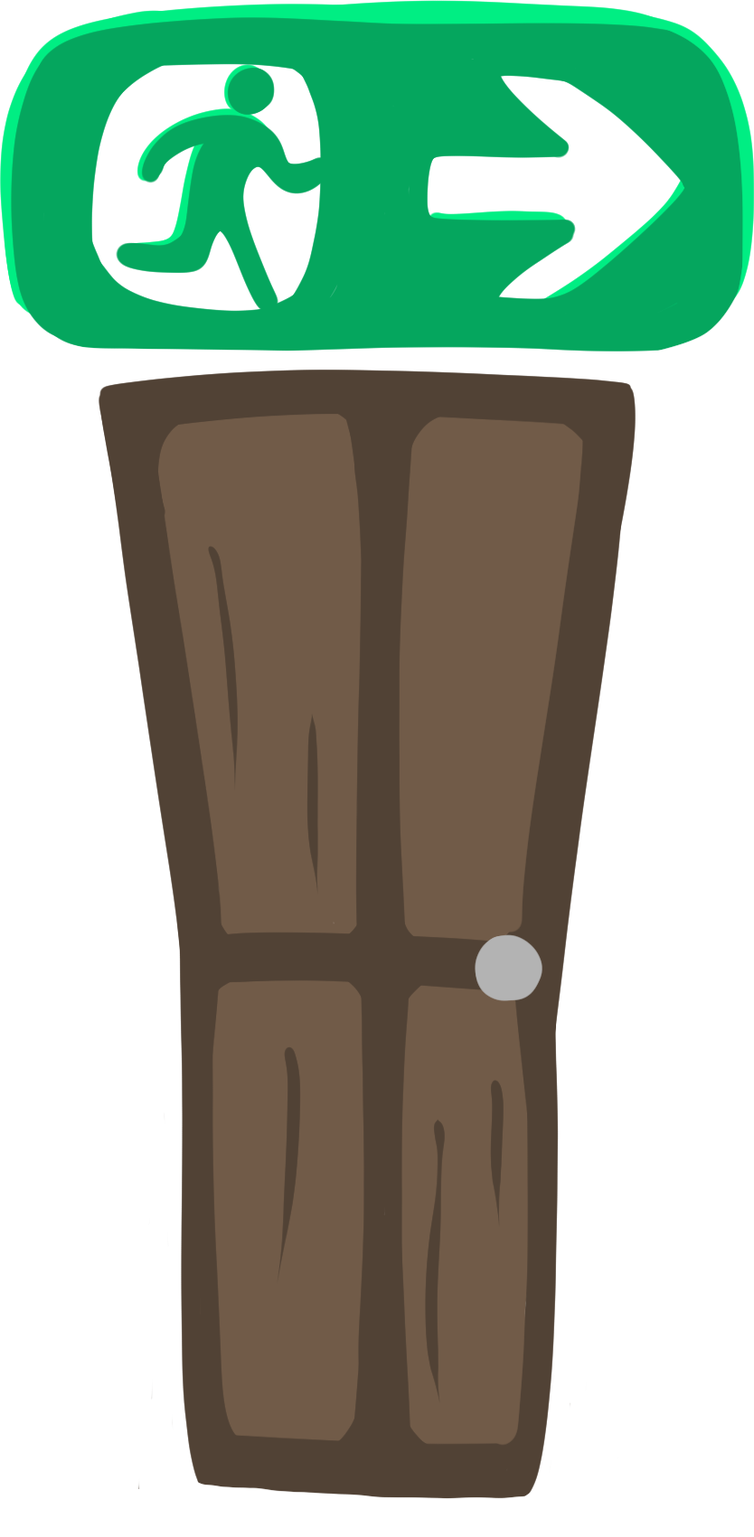
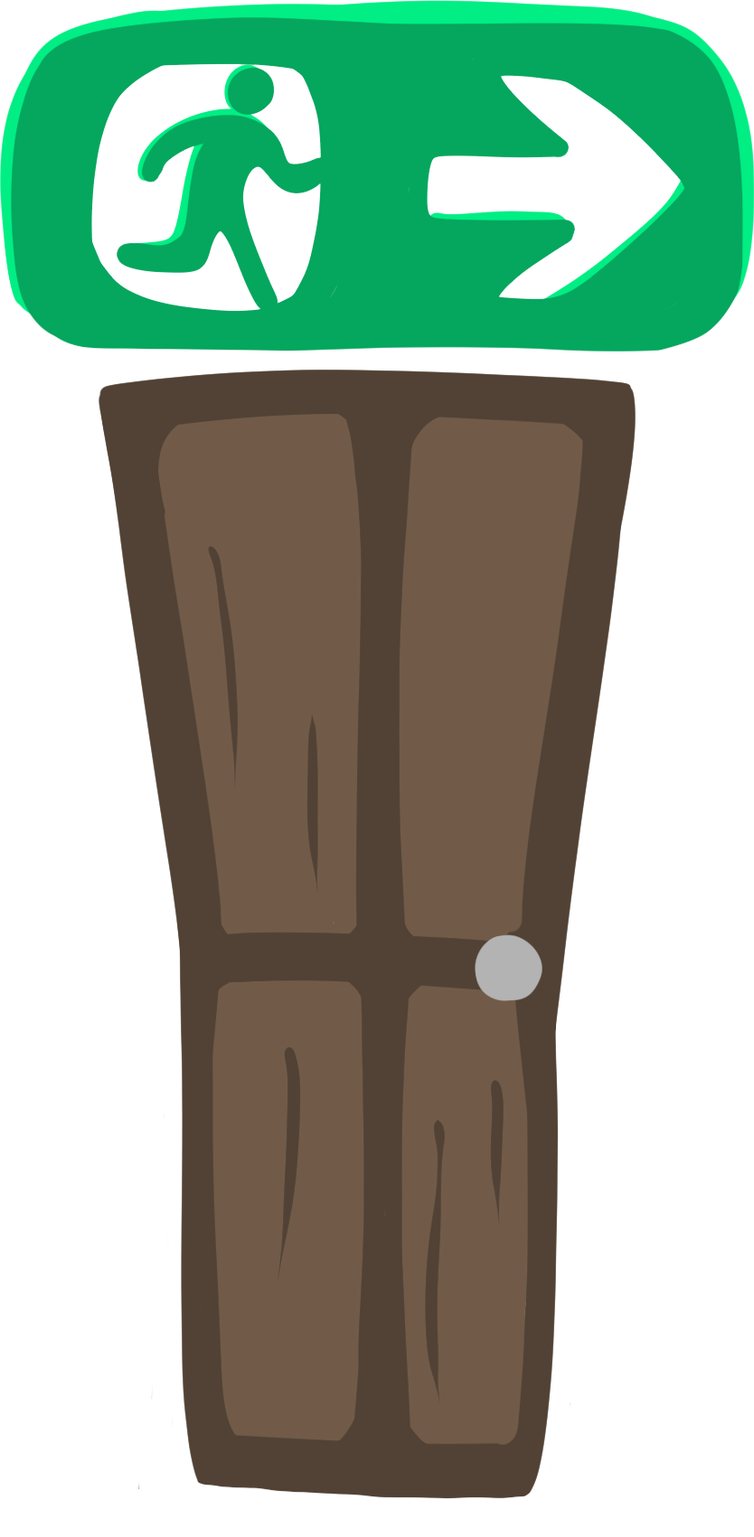
Before/after of a 754×1537 layered artwork. What changed in the layer stack:
painted on "Exit_Sign" over 91, 64, 681, 311
